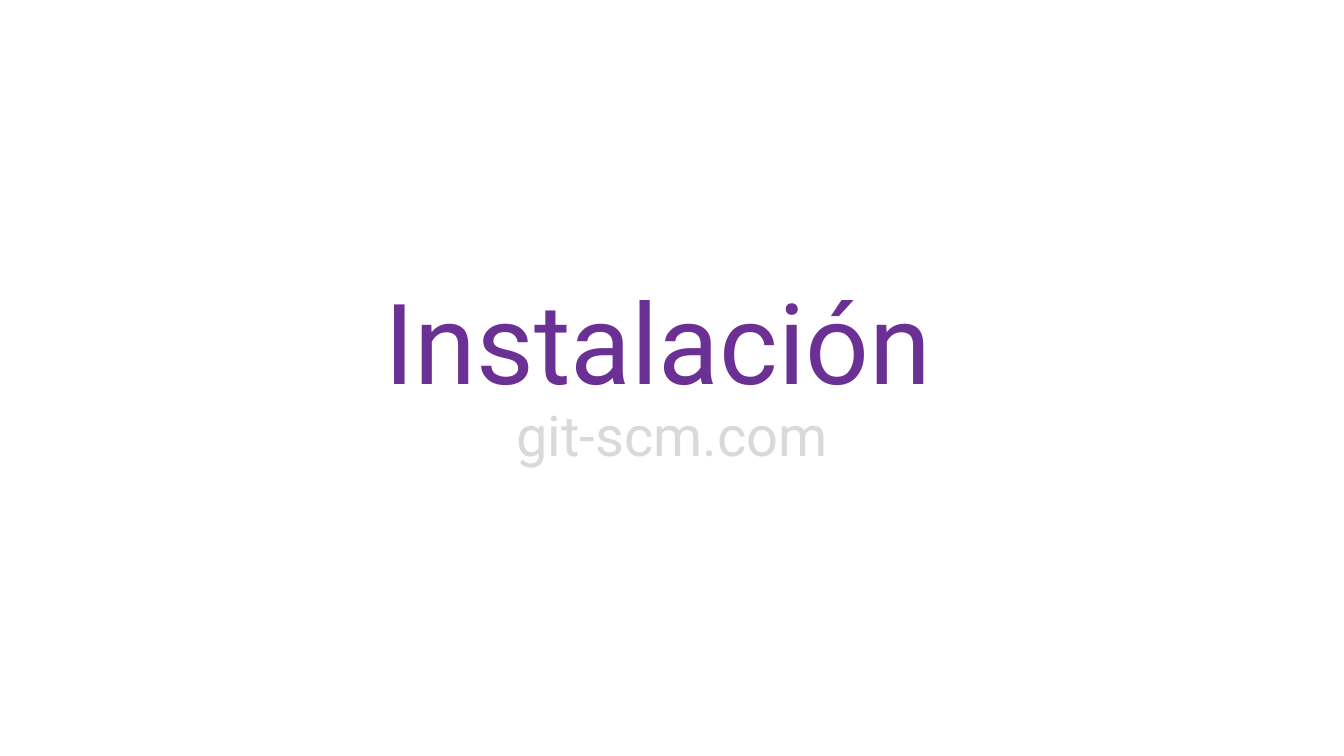
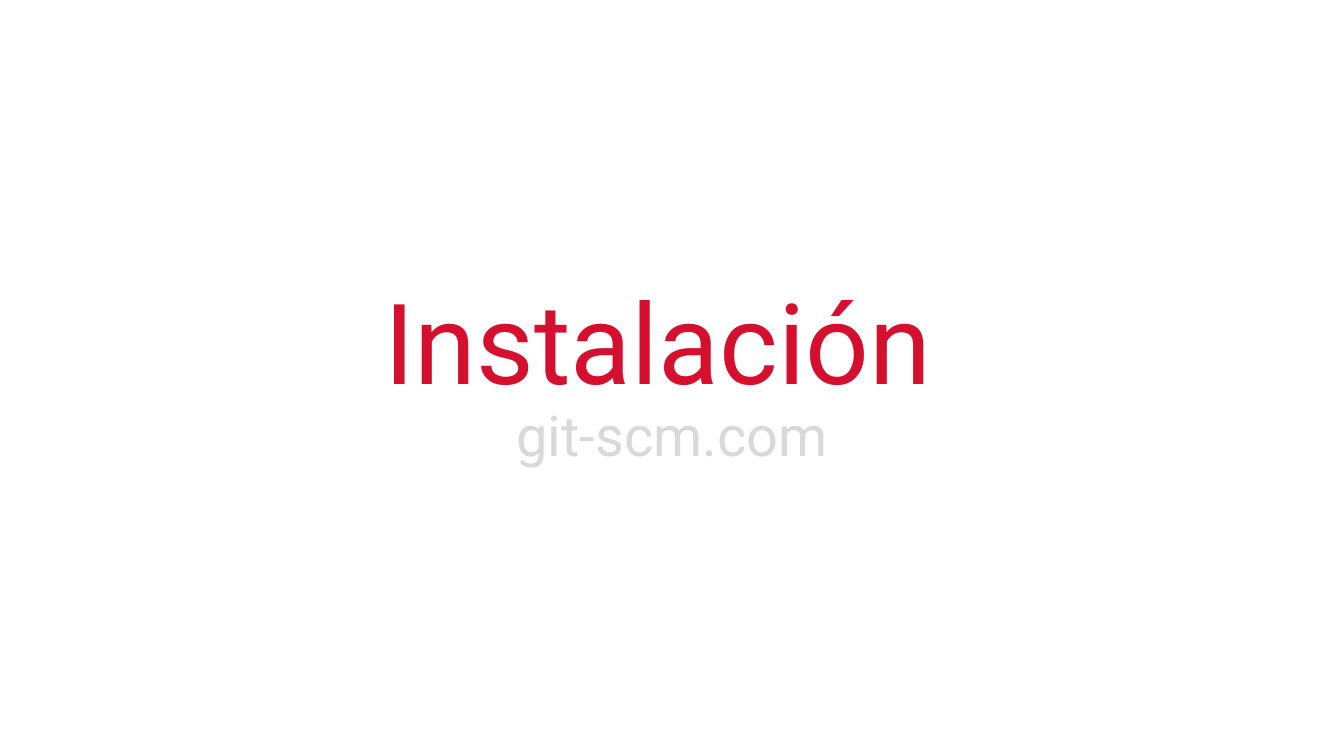
Before and after one commit to cimadev/PlaticasTalleres, a slide deck: slide 4 of 2017/dec_7_Git_GitHub_WorkShop/DGO.pptx. Drawn at 1344x756 pixels with LibreOffice and Linux fonts; fonts in the diff are those of the drawing. Boxes give left, top, right and bottom in pixels: in the first picture for what was removed or moved away, otherwise in the second. Text is boxed around its words. In the diff, an @@ line names an element or a change of style, - is before the commit and + after.

```diff
--- a/2017/dec_7_Git_GitHub_WorkShop/DGO.pptx
+++ b/2017/dec_7_Git_GitHub_WorkShop/DGO.pptx
@@ title "Instalación git-scm.com" at (x1=384, y1=300, x2=931, y2=472): text colour #6A3093 to #D50F2E in "Instalación" @@
```
Also in this commit, not shown: 5 other slides changed, 5 slides added, 7 other files.
